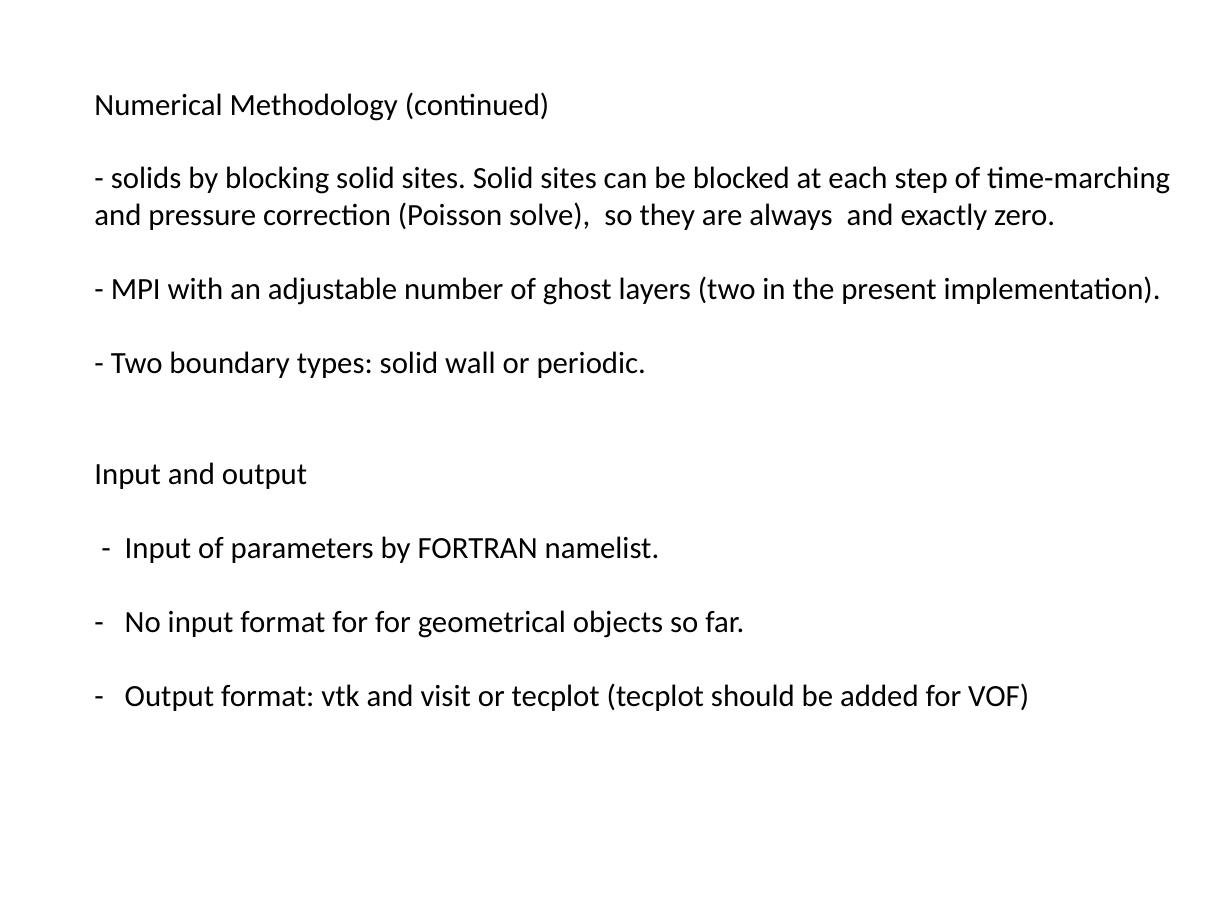
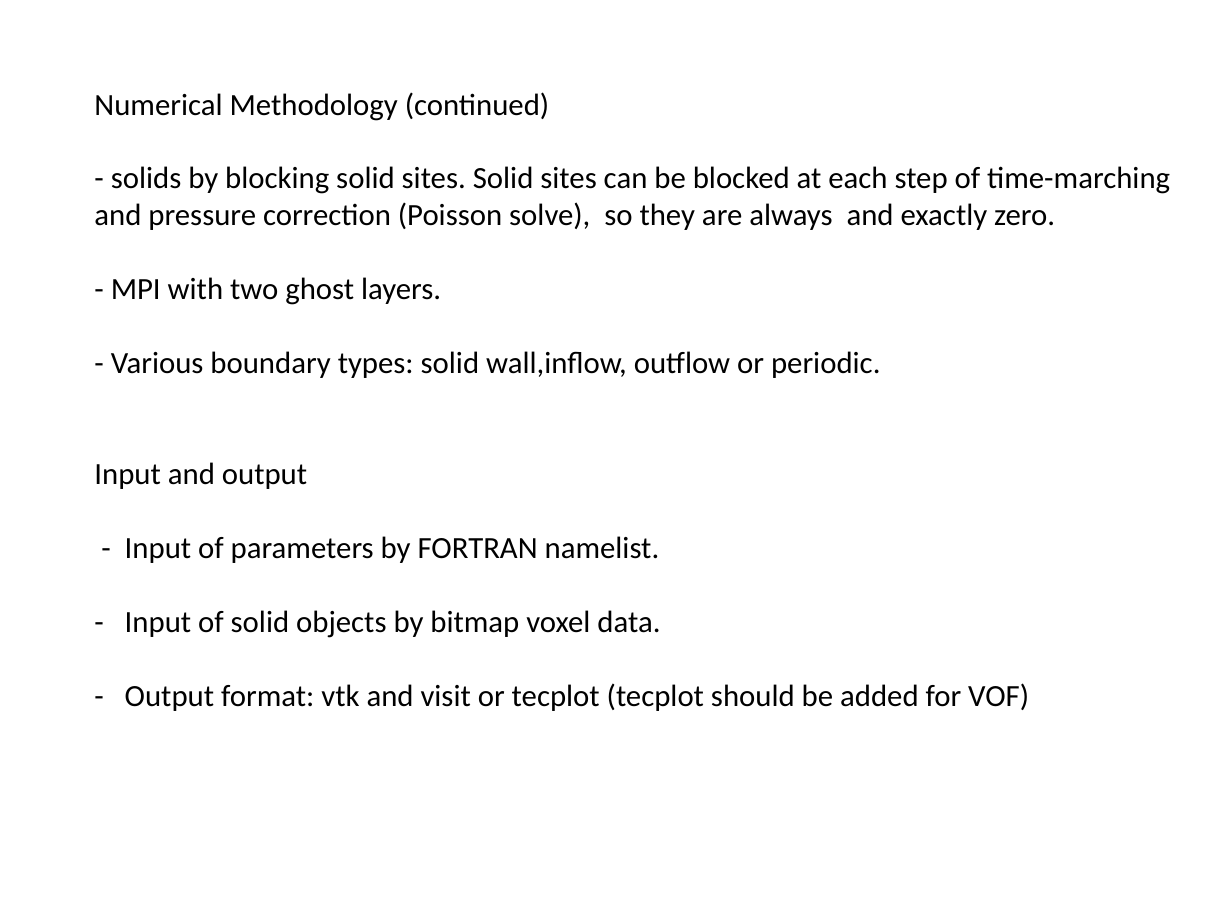
Before and after one commit to slitvinov/paris-git, a slide deck: slide 5 of Documentation/ParisSimulator.pptx. Drawn at 1232x924 pixels with LibreOffice and Linux fonts; fonts in the diff are those of the drawing. Boxes give left, top, right and bottom in pixels: in the first picture for what was removed or moved away, otherwise in the second. Text is boxed around its words. In the diff, an @@ line names an element or a change of style, - is before the commit and + after.

Commit message:
layer removal option in solids

```diff
--- a/Documentation/ParisSimulator.pptx
+++ b/Documentation/ParisSimulator.pptx
@@ text at [111,277,880,378]: text changed @@
-- MPI with an adjustable number of ghost layers (two in the present implementation).
-- Two boundary types: solid wall or periodic.
+- MPI with two ghost layers.
+- Various boundary types: solid wall,inflow, outflow or periodic.
@@ text at [125,610,660,638]: text changed @@
-- No input format for for geometrical objects so far.
+- Input of solid objects by bitmap voxel data.
```
Also in this commit, not shown: 2 other slides changed, 1 other file.
